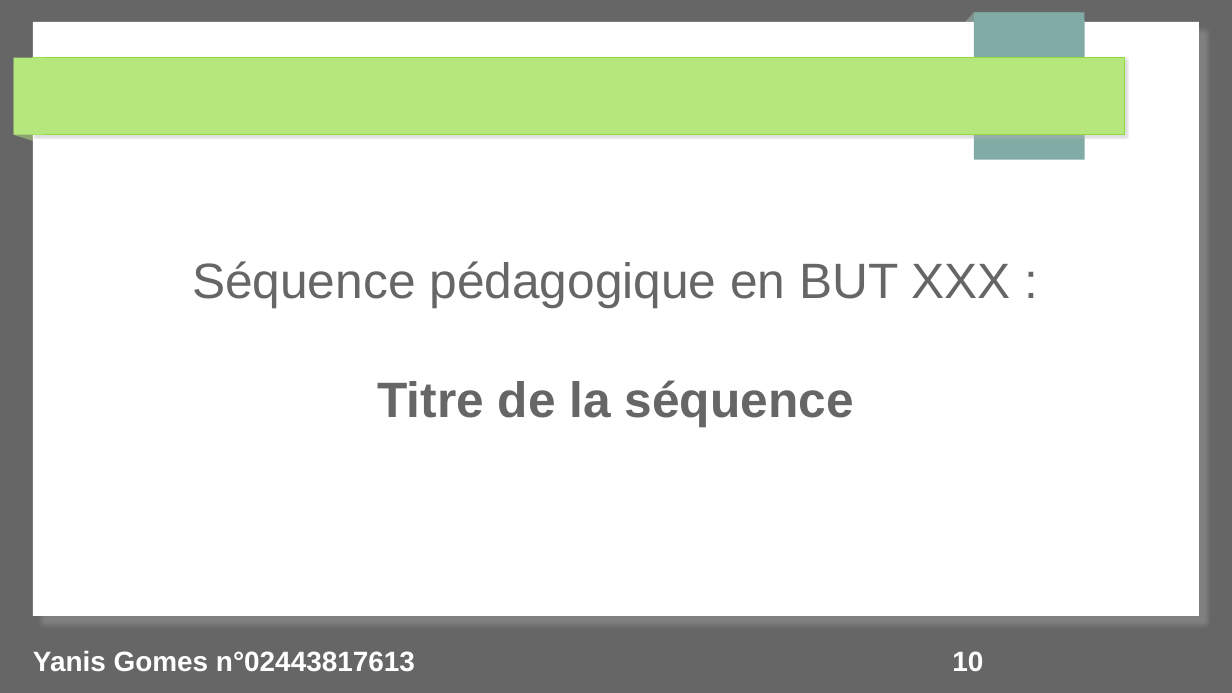
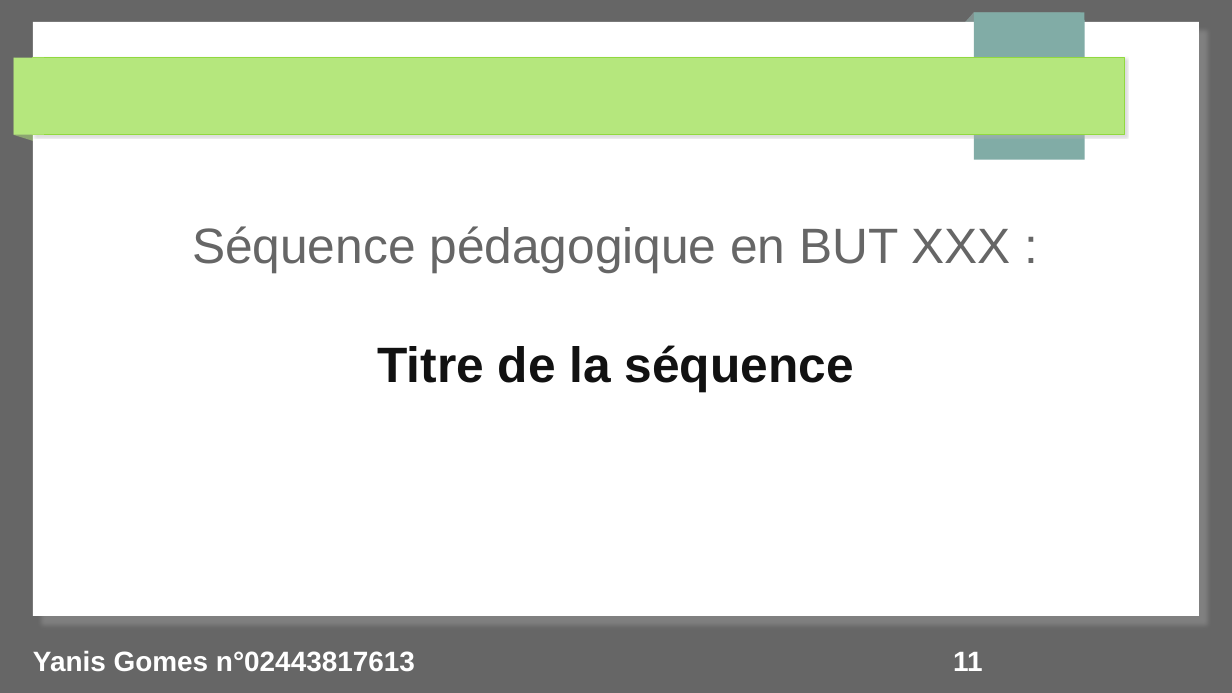
Before and after one commit to yanisgomes/agregation-sii-info, a slide deck: slide 11 of BUT/YANIS_GOMES_BUT_02443817613.odp (slide 10 before the commit). Drawn at 1232x693 pixels with LibreOffice and Linux fonts; fonts in the diff are those of the drawing. Boxes give left, top, right and bottom in pixels: in the first picture for what was removed or moved away, otherwise in the second. Text is boxed around its words. In the diff, an @@ line names an element or a change of style, - is before the commit and + after.

```diff
--- a/BUT/YANIS_GOMES_BUT_02443817613.odp
+++ b/BUT/YANIS_GOMES_BUT_02443817613.odp
@@ subtitle "Séquence pédagogique en BUT XXX ...": place and size @@
-subtitle "Séquence pédagogique en BUT XXX ..." at bbox=[192, 261, 1011, 427]
+subtitle "Séquence pédagogique en BUT XXX ..." at bbox=[192, 226, 1011, 391]
@@ subtitle at bbox=[377, 345, 854, 391]: text colour #666666 to #111111 in "Titre de la séquence" @@
@@ page number at bbox=[953, 652, 983, 671]: text changed @@
-10
+11
```
Also in this commit, not shown: 7 other slides changed, 7 slides added, 4 slides removed, 1 other file.
